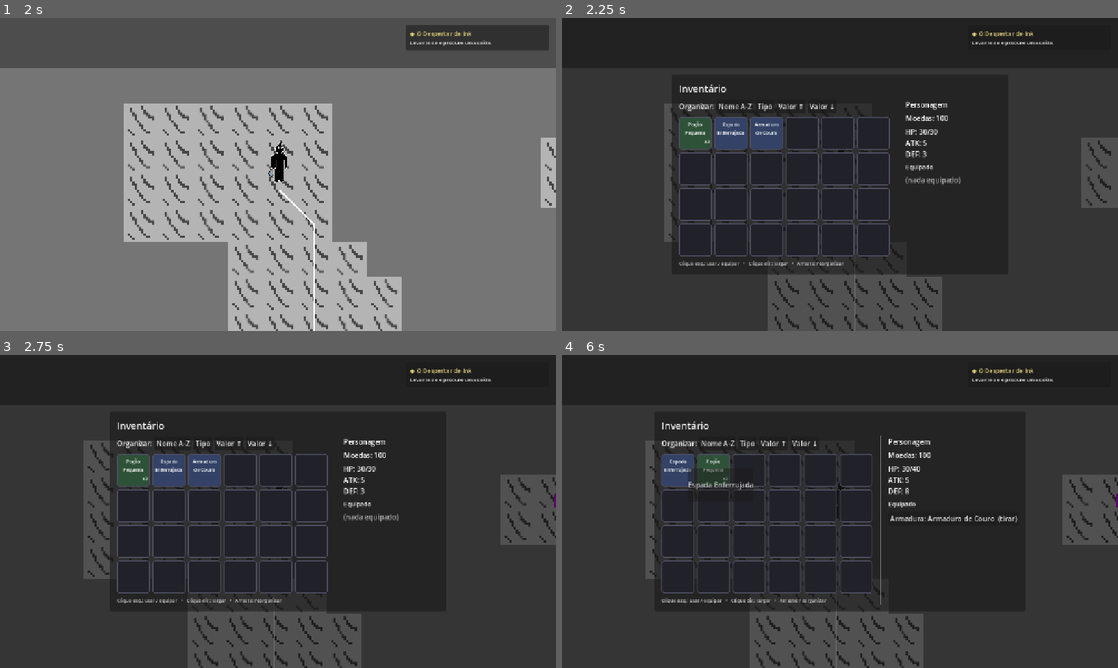
Above: before the commit, frames 1-4 (two rows, left to right).
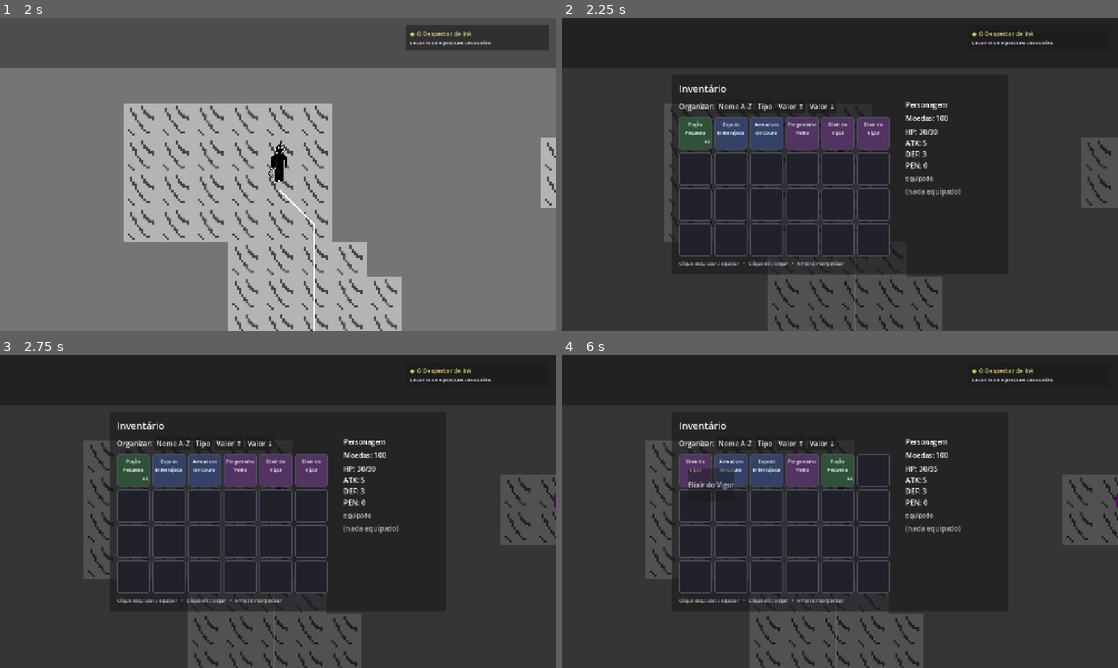
Above: after the commit, the same moments.

Repository: RodrigoAlvys/The-legend-of-Ink
Game: Godot game, scene res://mapas/mapa1.tscn
The game is run twice, just before and just after one commit, with the same random seed, the same clock (stepped at 60 frames per second) and the same inputs.
Inputs (mouse positions are in pixels of both pictures, inside the frame that each line leads up to):
- Up to frame 1 (2 s): tap Enter at 0.5 s; move the mouse to (400, 158) at 0.52 s; hold Right (ui_right) 0.53-1.25 s; hold E (interact) 0.53-1.25 s; click (400, 158) at 0.67 s; drag from (166, 190) to (250, 237) at 1.27 s
- Up to frame 2 (2.25 s): tap Space at 2 s; move the mouse to (895, 105) at 2.02 s; hold Right (ui_right) from 2.03 s (still down); tap I at 2.1 s; click (895, 105) at 2.17 s
- Up to frame 3 (2.75 s): keep holding Right (ui_right)
- Up to frame 4 (6 s): release Right (ui_right) at 2.75 s; click "Nome A-Z" at 2.75 s; click "Tipo" at 3.5 s; click "Valor ↑" at 4.25 s; click "Valor ↓" at 5 s; tap Enter at 5.75 s; drag from (695, 470) to (673, 464) at 5.77 s

Frame 1 is identical in both runs. In frame 2, 2.0% of the frame differs, in the area x 40-72%, y 32-58%; in frame 3, 2.0%; in frame 4, 7.6%, in the area x 16-82%, y 21-80%.

Commit message:
Itens interativos: especiais, dano e armadura
- item.gd: tipo SPECIAL + campos dano_base, penetração (armas) e armadura (proteção)
- inventory.gd: usar_especial() executa efeitos (abrir dialogo / modificar atributo);
  stats calculados na hora, sem alterar a ficha base (RF-13c)
- UI: clique usa o especial, tooltip mostra dano/penetração/armadura, cor própria
- exemplos: Pergaminho Velho (abre dialogo) e Elixir do Vigor (+5 HP max, consome)

Diff:
--- a/rp-gprojeto/inventory/inventory.gd
+++ b/rp-gprojeto/inventory/inventory.gd
@@ -67,6 +67,31 @@
 	changed.emit()
 	return true
 
+# Usa um item ESPECIAL: efeitos diversos conforme item.efeito_especial.
+#   "dialogo"  -> abre caixa de diálogo com as linhas do item
+#   "atributo" -> modifica atributos da ficha (ex.: elixir que dá +5 max_hp)
+func usar_especial(index: int) -> bool:
+	if not _valid(index):
+		return false
+	var item: Item = slots[index]["item"]
+	if item.type != Item.Type.SPECIAL:
+		return false
+	var dados: Dictionary = item.efeito_dados
+	match item.efeito_especial:
+		"dialogo":
+			DialogueUI.start_dialogue(Array(dados.get("linhas", ["..."]), TYPE_STRING, "", null))
+		"atributo":
+			for stat in dados.get("stats", {}):
+				base_stats[stat] = int(base_stats.get(stat, 0)) + int(dados["stats"][stat])
+			if base_stats.has("hp") and base_stats.has("max_hp"):
+				base_stats["hp"] = mini(base_stats["hp"], base_stats["max_hp"])
+		_:
+			return false
+	if dados.get("consumir", false):
+		_remove_at(index, 1)
+	changed.emit()
+	return true
+
 func equip(index: int) -> bool:
 	if not _valid(index):
 		return false
@@ -127,14 +152,21 @@
 func add_coins(amount: int) -> void:
 	set_coins(coins + amount)
 
+# Status totais calculados NA HORA (base + equipados). Os efeitos dos itens
+# equipados nunca alteram a ficha base  — tirar o item, tira o efeito.
 func get_total_stats() -> Dictionary:
 	var total: Dictionary = base_stats.duplicate()
+	total["pen"] = int(total.get("pen", 0))
 	for key in equipped:
 		var it = equipped[key]
 		if it == null:
 			continue
 		for stat in it.stat_bonus:
 			total[stat] = int(total.get(stat, 0)) + int(it.stat_bonus[stat])
+		# campos de combate
+		total["atk"] = int(total.get("atk", 0)) + it.dano_base
+		total["pen"] = int(total.get("pen", 0)) + it.penetracao
+		total["def"] = int(total.get("def", 0)) + it.armadura
 	if total.has("hp") and total.has("max_hp"):
 		total["hp"] = mini(int(total["hp"]), int(total["max_hp"]))
 	return total
--- a/rp-gprojeto/inventory/inventory_slot.gd
+++ b/rp-gprojeto/inventory/inventory_slot.gd
@@ -65,8 +65,23 @@
 	var c: int = slot_data["count"]
 	_label.text = it.name
 	_count.text = ("x%d" % c) if c > 1 else ""
-	tooltip_text = "%s\n[%s]  •  Valor: %d\n%s" % [it.name, it.type_label(), it.value, it.description]
+	tooltip_text = _tooltip_for(it)
 	_style.bg_color = _color_for(it.type)
+
+# Tooltip com as informações do item, incluindo os campos
+# de combate quando existirem
+func _tooltip_for(it: Item) -> String:
+	var t := "%s\n[%s]  •  Valor: %d" % [it.name, it.type_label(), it.value]
+	if it.dano_base > 0 or it.penetracao > 0:
+		t += "\nDano: %d  •  Penetração: %d" % [it.dano_base, it.penetracao]
+	if it.armadura > 0:
+		t += "\nArmadura: %d" % it.armadura
+	for stat in it.stat_bonus:
+		t += "\n%s: %+d" % [str(stat).to_upper(), int(it.stat_bonus[stat])]
+	if it.type == Item.Type.SPECIAL:
+		t += "\n(clique para usar)"
+	t += "\n" + it.description
+	return t
 
 func _color_for(t: int) -> Color:
 	match t:
@@ -76,6 +91,8 @@
 			return Color(0.20, 0.26, 0.40)
 		Item.Type.QUEST:
 			return Color(0.36, 0.28, 0.16)
+		Item.Type.SPECIAL:
+			return Color(0.32, 0.20, 0.38)
 	return Color(0.16, 0.16, 0.20)
 
 func _gui_input(event: InputEvent) -> void:
--- a/rp-gprojeto/inventory/inventory_ui.gd
+++ b/rp-gprojeto/inventory/inventory_ui.gd
@@ -157,9 +157,10 @@
 			_slots[i].set_data(i, {})
 	_coins_label.text = "Moedas: %d" % inventory.coins
 	var st := inventory.get_total_stats()
-	_stats_label.text = "HP: %d/%d\nATK: %d\nDEF: %d" % [
+	_stats_label.text = "HP: %d/%d\nATK: %d\nDEF: %d\nPEN: %d" % [
 		int(st.get("hp", 0)), int(st.get("max_hp", 0)),
-		int(st.get("atk", 0)), int(st.get("def", 0))
+		int(st.get("atk", 0)), int(st.get("def", 0)),
+		int(st.get("pen", 0))
 	]
 	_refresh_equipped()
 
@@ -202,6 +203,10 @@
 			inventory.consume(index)
 		elif item.type == Item.Type.EQUIPABLE:
 			inventory.equip(index)
+		elif item.type == Item.Type.SPECIAL:
+			var abre_dialogo: bool = item.efeito_especial == "dialogo"
+			if inventory.usar_especial(index) and abre_dialogo:
+				close()   # fecha o inventário pra caixa de diálogo aparecer livre
 	elif button == MOUSE_BUTTON_RIGHT:
 		inventory.drop(index, 1)
 
--- a/rp-gprojeto/inventory/item.gd
+++ b/rp-gprojeto/inventory/item.gd
@@ -5,7 +5,7 @@
 class_name Item
 extends Resource
 
-enum Type { CONSUMABLE, EQUIPABLE, QUEST }       # consumível, equipável, missão
+enum Type { CONSUMABLE, EQUIPABLE, QUEST, SPECIAL }   # consumível, equipável, missão, especial
 enum EquipSlot { NONE, WEAPON, ARMOR, ACCESSORY }
 
 @export var id: String = ""
@@ -19,6 +19,19 @@
 @export var heal_amount: int = 0                  # efeito de consumível
 @export var stat_bonus: Dictionary = {}           # ex.: {"atk": 5, "def": 2, "max_hp": 10}
 
+# Combate — itens que causam dano e itens que protegem.
+# Entram no cálculo do get_total_stats() enquanto equipados; a "ficha" base
+# do personagem nunca é alterada por equipamento.
+@export var dano_base: int = 0                    # arma: dano base
+@export var penetracao: int = 0                   # arma: pontos de penetração
+@export var armadura: int = 0                     # proteção: pontos de armadura
+
+# Especiais — efeitos diversos ao usar:
+#   "dialogo"  -> abre caixa de diálogo; efeito_dados = {"linhas": [..], "consumir": bool}
+#   "atributo" -> modifica um atributo da ficha; efeito_dados = {"stats": {"max_hp": 5}, "consumir": true}
+@export var efeito_especial: String = ""
+@export var efeito_dados: Dictionary = {}
+
 func type_label() -> String:
 	match type:
 		Type.CONSUMABLE:
@@ -27,4 +40,6 @@
 			return "Equipável"
 		Type.QUEST:
 			return "Missão"
+		Type.SPECIAL:
+			return "Especial"
 	return "?"
--- a/rp-gprojeto/inventory/item_database.gd
+++ b/rp-gprojeto/inventory/item_database.gd
@@ -18,13 +18,15 @@
 	_register(_make("potion_l", "Poção Grande", Item.Type.CONSUMABLE, 30, {
 		"desc": "Restaura 40 de HP.", "heal": 40
 	}))
+	# Equipáveis de dano: dano base + penetração
 	_register(_make("sword_rusty", "Espada Enferrujada", Item.Type.EQUIPABLE, 25, {
 		"desc": "Uma lâmina velha, mas ainda corta.",
-		"stackable": false, "slot": Item.EquipSlot.WEAPON, "bonus": {"atk": 4}
+		"stackable": false, "slot": Item.EquipSlot.WEAPON, "dano": 4, "pen": 1
 	}))
+	# Equipáveis de proteção: pontos de armadura
 	_register(_make("armor_leather", "Armadura de Couro", Item.Type.EQUIPABLE, 40, {
 		"desc": "Proteção leve contra a gosma.",
-		"stackable": false, "slot": Item.EquipSlot.ARMOR, "bonus": {"def": 5, "max_hp": 10}
+		"stackable": false, "slot": Item.EquipSlot.ARMOR, "armadura": 5, "bonus": {"max_hp": 10}
 	}))
 	_register(_make("ring_ink", "Anel de Tinta", Item.Type.EQUIPABLE, 80, {
 		"desc": "Pulsa com a essência de Ink.",
@@ -35,6 +37,24 @@
 	}))
 	_register(_make("map_fragment", "Fragmento de Mapa", Item.Type.QUEST, 0, {
 		"desc": "Parte de um mapa rasgado."
+	}))
+	# Especiais: efeitos diversos
+	_register(_make("pergaminho_velho", "Pergaminho Velho", Item.Type.SPECIAL, 15, {
+		"desc": "Letras de tinta se mexem sozinhas no papel.",
+		"stackable": false, "efeito": "dialogo", "efeito_dados": {
+			"linhas": [
+				"O pergaminho sussurra: 'A tinta lembra o que o mundo esqueceu...'",
+				"'Procure a fenda onde a luz atravessa. Lá começa a jornada.'"
+			],
+			"consumir": false
+		}
+	}))
+	_register(_make("elixir_vigor", "Elixir do Vigor", Item.Type.SPECIAL, 60, {
+		"desc": "Aumenta permanentemente o vigor (+5 HP máximo).",
+		"efeito": "atributo", "efeito_dados": {
+			"stats": {"max_hp": 5},
+			"consumir": true
+		}
 	}))
 
 static func _make(id: String, nm: String, type: int, value: int, opts: Dictionary = {}) -> Item:
@@ -48,6 +68,11 @@
 	it.heal_amount = opts.get("heal", 0)
 	it.equip_slot = opts.get("slot", Item.EquipSlot.NONE)
 	it.stat_bonus = opts.get("bonus", {})
+	it.dano_base = opts.get("dano", 0)
+	it.penetracao = opts.get("pen", 0)
+	it.armadura = opts.get("armadura", 0)
+	it.efeito_especial = opts.get("efeito", "")
+	it.efeito_dados = opts.get("efeito_dados", {})
 	return it
 
 static func _register(it: Item) -> void:
--- a/rp-gprojeto/scripts/game.gd
+++ b/rp-gprojeto/scripts/game.gd
@@ -24,6 +24,9 @@
 	inventory.add_item(ItemDatabase.get_item("potion_s"), 3)
 	inventory.add_item(ItemDatabase.get_item("sword_rusty"), 1)
 	inventory.add_item(ItemDatabase.get_item("armor_leather"), 1)
+	# itens especiais de teste — pergaminho abre diálogo, elixir dá +5 HP máx
+	inventory.add_item(ItemDatabase.get_item("pergaminho_velho"), 1)
+	inventory.add_item(ItemDatabase.get_item("elixir_vigor"), 2)
 
 	# cria a tela e pendura no Game (assim ela aparece em qualquer mapa)
 	inventory_ui = InventoryUI.new()
